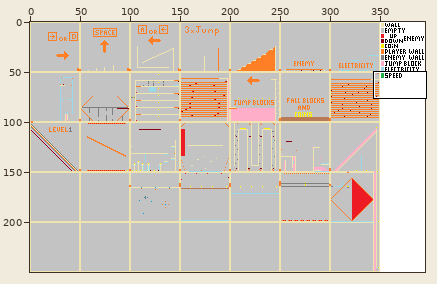
Sprite sheet -- src/Map.png. Above: a wide view before the commit, with the close-up outlined.
Close-up. Before the edit:
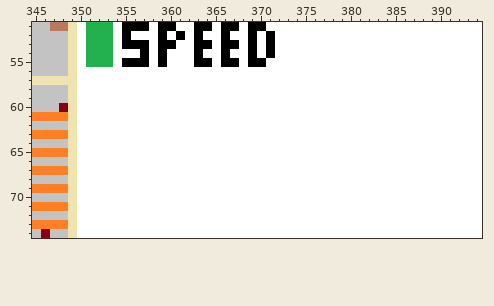
The file is 395x250 pixels. Shown: x 345..394, y 51..74.
The same view after the edit:
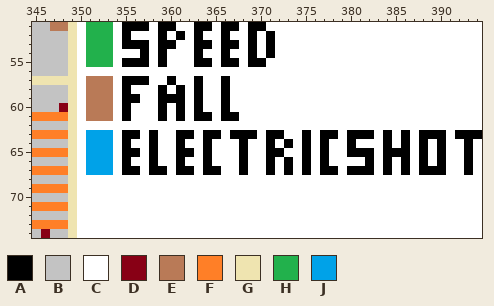
Palette (. is transparent): A #000000  B #c3c3c3  C #ffffff  D #880015  E #b97a57  F #ff7f27  G #efe4b0  H #22b14c  J #00a2e8
The commit says: Added electricShot & fall block to map
The exact change:
Changed rows in their new state; - is an unchanged pixel.
first column x 351:
57 EEE-AAA--A--A--A----------------------------
58 EEE-A---A-A-A--A----------------------------
59 EEE-AA--AAA-A--A----------------------------
60 EEE-A---A-A-A--A----------------------------
61 EEE-A---A-A-AA-AA---------------------------
63 JJJ-AA-A--AA-AA-AAA-AA--A-AA-AAA-A-A-AAA-AAA
64 JJJ-A--A--A--A---A--A-A-A-A--A---A-A-A-A--A-
65 JJJ-AA-A--AA-A---A--AA--A-A--AAA-AAA-A-A--A-
66 JJJ-A--A--A--A---A--A-A-A-A----A-A-A-A-A--A-
67 JJJ-AA-AA-AA-AA--A--A-A-A-AA-AAA-A-A-AAA--A-
